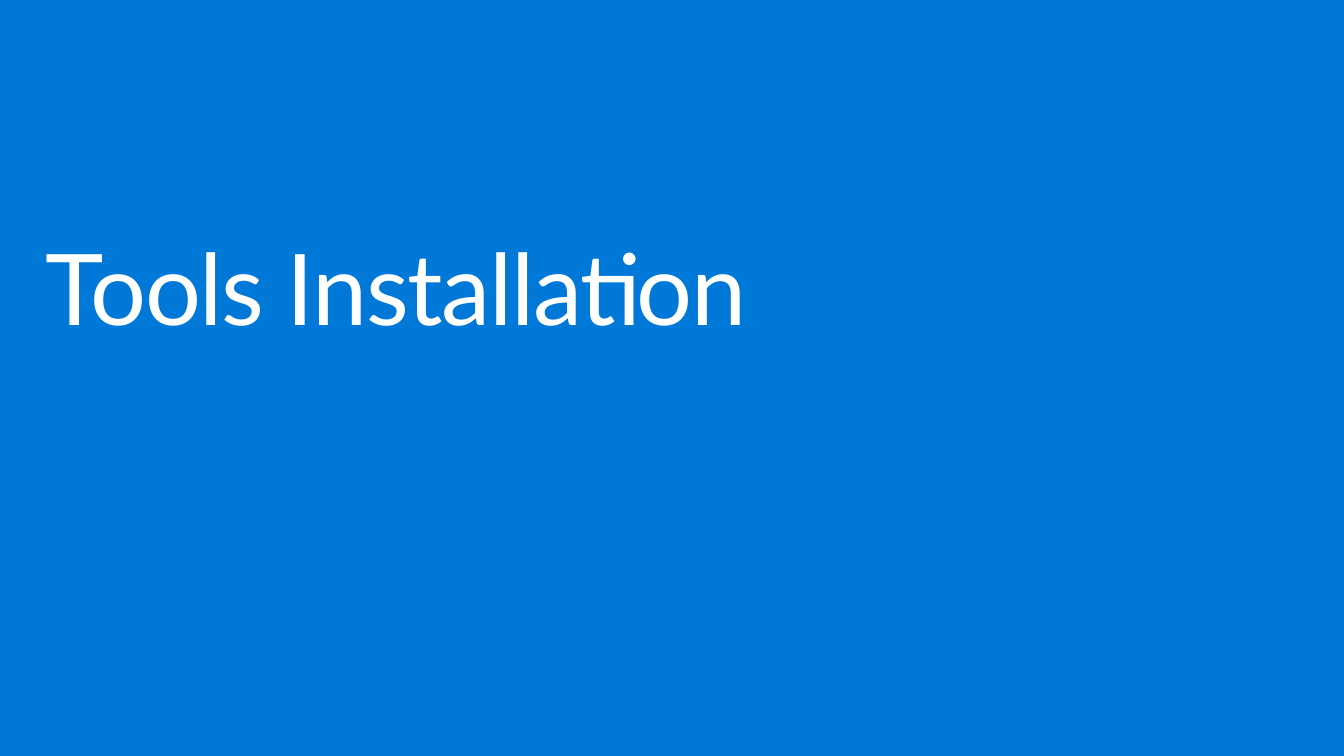
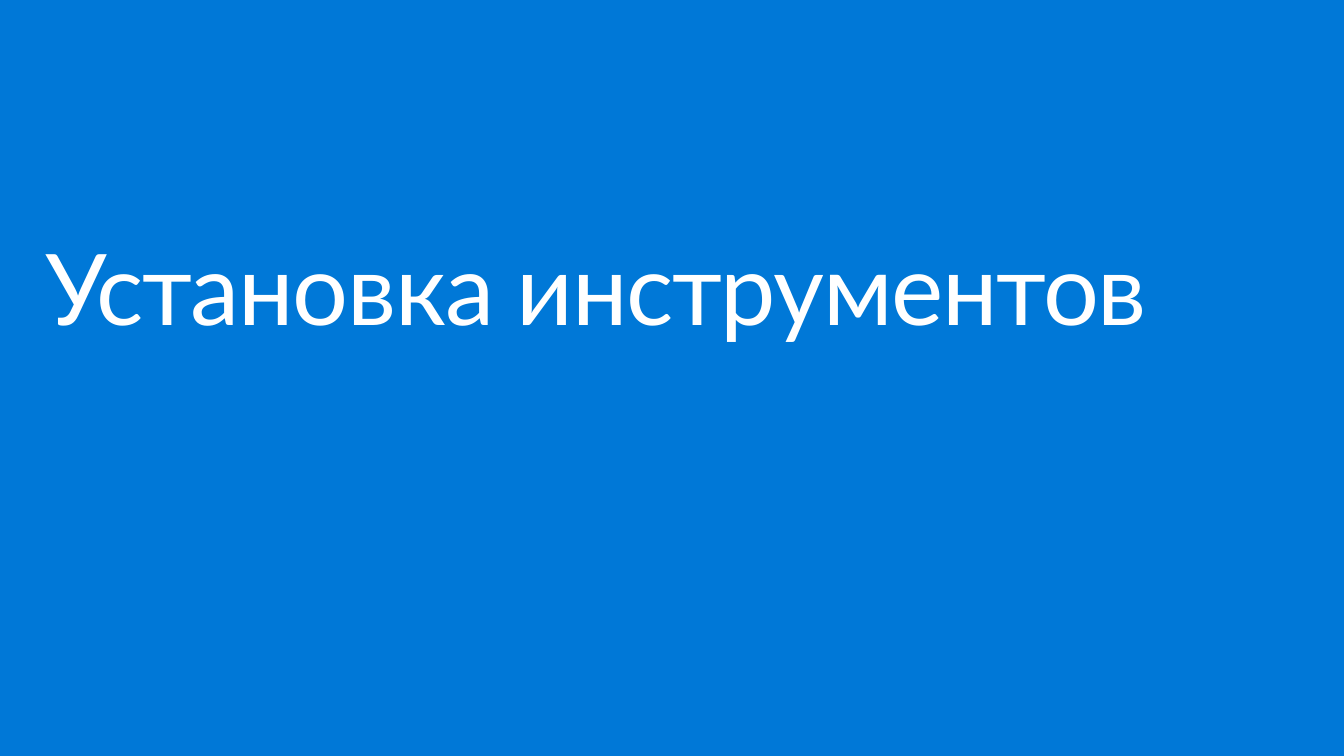
Before and after one commit to jongalloway/DevCon2016, a slide deck: slide 9 of Slides/ASPNET Core Internals.ru.pptx. Drawn at 1344x756 pixels with LibreOffice and Linux fonts; fonts in the diff are those of the drawing; background and template pictures are left out. Boxes give left, top, right and bottom in pixels: in the first picture for what was removed or moved away, otherwise in the second. Text is boxed around its words. In the diff, an @@ line names an element or a change of style, - is before the commit and + after.

```diff
--- a/Slides/ASPNET Core Internals.ru.pptx
+++ b/Slides/ASPNET Core Internals.ru.pptx
@@ title at (45,254,1147,342): text changed @@
-Tools Installation
+Установка инструментов
```
Also in this commit, not shown: 16 other slides changed.
